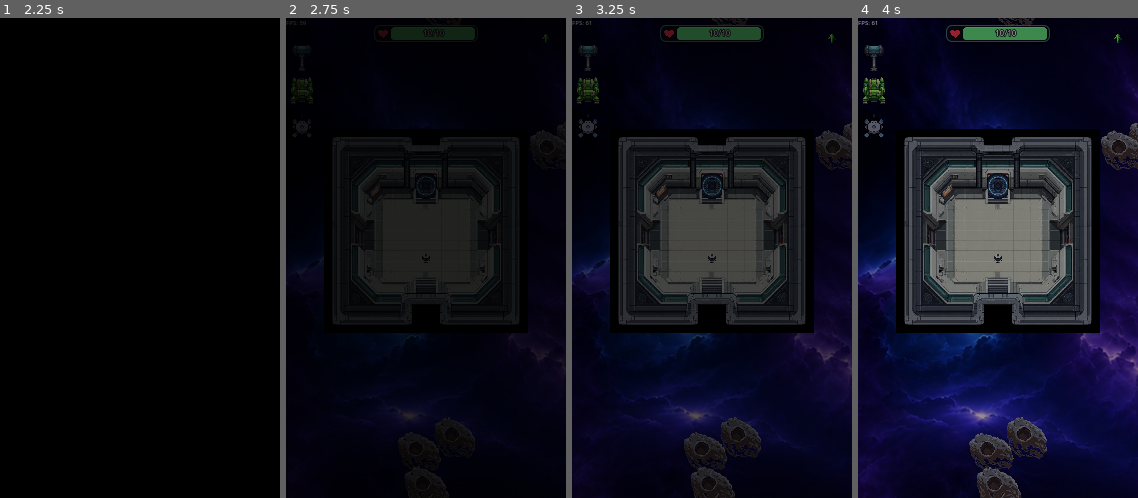
Above: before the commit, frames 1-4 (left to right).
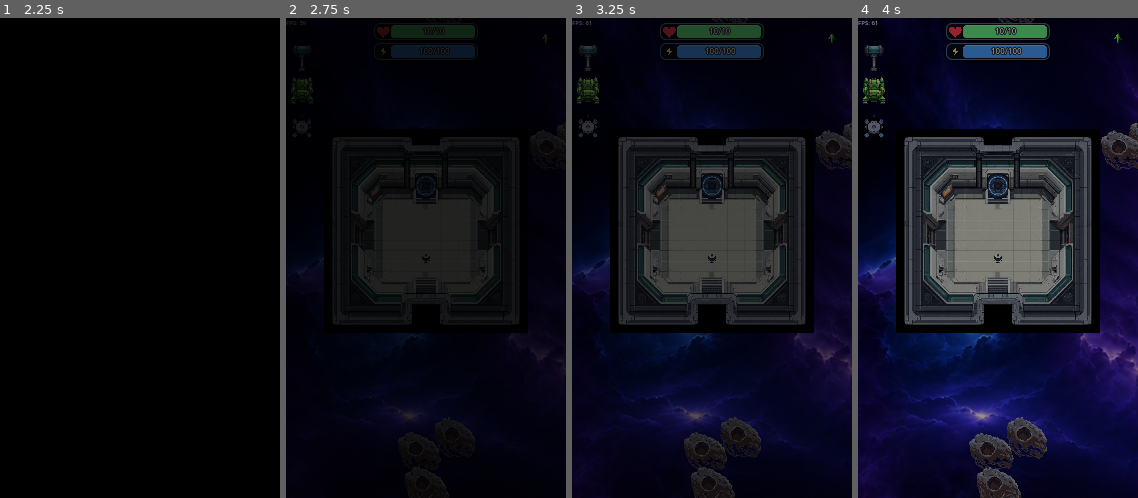
Above: after the commit, the same moments.

Repository: wildane/ShootingStar
Game: Godot game, scene res://scene/main_menu/main_menu.tscn
Two runs of this game, one before a commit and one after it. Both use one fixed random seed, a clock stepped at 60 frames per second and the inputs below.
Inputs (mouse positions are in pixels of both pictures, inside the frame that each line leads up to):
- Up to frame 1 (2.25 s): tap Enter at 0.5, 0.6 s; move the mouse to (201, 234) at 0.52 s; hold Right 0.53-1.25 s; click (201, 234) at 0.67 s; tap Space at 0.77 s; drag from (84, 282) to (126, 354) at 1.27 s; move the mouse to (140, 186) at 2.02 s; hold Right from 2.03 s (still down); tap Backspace at 2.1 s; click (140, 186) at 2.17 s
- Up to frame 2 (2.75 s): keep holding Right
- Up to frame 3 (3.25 s): release Right at 2.75 s; drag from (698, 354) to (770, 234) at 2.77 s
- Up to frame 4 (4 s): move the mouse to (1082, 330) at 3.52 s; hold Left from 3.53 s (still down); tap Ctrl at 3.6 s; click (1082, 330) at 3.67 s; tap Space at 3.77 s

Frame 1 is identical in both runs. In frame 2, 0.9% of the frame differs, in the area x 32-68%, y 1-9%; in frame 3, 1.5%; in frame 4, 1.7%, in the area x 31-69%, y 1-9%.

Commit message:
Add player energy used for movement and drone shots
Introduce a regenerating energy pool (100 max) drained while flying and
per drone shot, and show it as a blue lightning bar under the HP bar.

🤖 Generated with Codebuff
Co-Authored-By: Codebuff <noreply@codebuff.com>

Diff:
--- a/scene/WeaponAttachment/Drone/Drone.gd
+++ b/scene/WeaponAttachment/Drone/Drone.gd
@@ -112,6 +112,12 @@
 
 func shoot_bullet():
 	if bullet_scene:
+		# Tembakan memakai tenaga player
+		if is_instance_valid(target_player):
+			var tenaga = target_player.get_node_or_null("EnergyComponent")
+			if tenaga and not tenaga.guna_tembakan():
+				return
+
 		var bullet = bullet_scene.instantiate()
 		get_tree().current_scene.add_child(bullet)
 		bullet.global_position = global_position
--- a/scene/astro/AstroAngkasaState.gd
+++ b/scene/astro/AstroAngkasaState.gd
@@ -159,6 +159,15 @@
 	# 1. HADKAN PANJANG VEKTOR JOYSTICK (Maksimum 1.0 supaya penjuru tidak melimpah laju)
 	var input_terhad = arah.limit_length(1.0)
 
+	# TENAGA: bergerak memakai tenaga, habis tenaga = tak boleh bergerak
+	var komponen_tenaga = astro.get_node_or_null("EnergyComponent")
+	if komponen_tenaga:
+		if input_terhad.length() > 0.0:
+			if komponen_tenaga.ada_tenaga():
+				komponen_tenaga.guna_gerak(delta)
+			else:
+				input_terhad = Vector2.ZERO
+
 	# 2. LOGIK KELAJUAN UNDUR (REVERSE SPEED)
 	if input_terhad.length() > 0:
 		if lock_on_comp and lock_on_comp.is_locked and is_instance_valid(lock_on_comp.target_mob):
--- /dev/null
+++ b/scene/astro/EnergyComponent.gd
@@ -0,0 +1,55 @@
+extends Node
+
+## Tenaga pemain: digunakan untuk bergerak di angkasa dan untuk drone menembak.
+
+@export_group("Tenaga")
+@export var max_energy: float = 100.0
+
+@export_group("Penggunaan")
+@export var kos_gerak_sesaat: float = 8.0   # tenaga dipakai setiap saat bergerak
+@export var kos_tembakan: float = 6.0       # tenaga dipakai setiap tembakan drone
+
+@export_group("Pemulihan")
+@export var pulih_sesaat: float = 14.0      # tenaga dipulihkan setiap saat
+@export var masa_rehat: float = 0.7         # tunggu sebelum mula pulih
+
+var tenaga: float = 100.0
+var _baki_rehat: float = 0.0
+
+func _ready() -> void:
+	tenaga = max_energy
+	set_process(true)
+
+func _process(delta: float) -> void:
+	if _baki_rehat > 0.0:
+		_baki_rehat -= delta
+		return
+	if tenaga < max_energy:
+		tenaga = minf(max_energy, tenaga + pulih_sesaat * delta)
+
+func nisbah() -> float:
+	if max_energy <= 0.0:
+		return 0.0
+	return clampf(tenaga / max_energy, 0.0, 1.0)
+
+func ada_tenaga() -> bool:
+	return tenaga > 0.0
+
+## Panggil setiap frame semasa pemain bergerak.
+func guna_gerak(delta: float) -> void:
+	if tenaga <= 0.0:
+		return
+	tenaga = maxf(0.0, tenaga - kos_gerak_sesaat * delta)
+	_baki_rehat = masa_rehat
+
+## Cuba bayar kos tembakan. Pulangkan true jika tembakan dibenarkan.
+func guna_tembakan() -> bool:
+	if tenaga < kos_tembakan:
+		return false
+	tenaga -= kos_tembakan
+	_baki_rehat = masa_rehat
+	return true
+
+func isi_penuh() -> void:
+	tenaga = max_energy
+	_baki_rehat = 0.0
--- a/scene/astro/astro2.gd
+++ b/scene/astro/astro2.gd
@@ -6,6 +6,7 @@
 var target_pos: Vector2 = Vector2.ZERO
 
 func _ready() -> void:
+	_sediakan_komponen_tenaga()
 	await get_tree().process_frame
 	target_pos = global_position
 
@@ -13,3 +14,12 @@
 	if camera:
 		camera.make_current()
 		camera.enabled = true
+
+## Tenaga pemain: dipakai untuk bergerak di angkasa dan untuk tembakan drone.
+func _sediakan_komponen_tenaga() -> void:
+	if get_node_or_null("EnergyComponent") != null:
+		return
+	var tenaga := Node.new()
+	tenaga.name = "EnergyComponent"
+	tenaga.set_script(load("res://scene/astro/EnergyComponent.gd"))
+	add_child(tenaga)
--- a/scene/level_3/level_3.gd
+++ b/scene/level_3/level_3.gd
@@ -35,7 +35,7 @@
 	hud.offset_left = 0
 	hud.offset_right = 0
 	hud.offset_top = 3
-	hud.offset_bottom = 29
+	hud.offset_bottom = 45
 	canvas.add_child(hud)
 
 # Membina lapisan hitam pekat di awal game
--- a/scene/ui/HpBar.gd
+++ b/scene/ui/HpBar.gd
@@ -1,8 +1,8 @@
 class_name HpBar
 extends Control
 
-## Bar HP bergaya: kotak gelap bulat + ikon hati merah + isian berwarna + teks "3/5".
-## Dipakai oleh HUD pemain (atas skrin) dan penunjuk HP musuh (atas musuh).
+## Bar status bergaya: kotak gelap bulat + ikon + isian berwarna + teks "3/5".
+## Jenis: "hp" (ikon hati merah) dan "energi" (ikon kilat kuning, bar biru).
 
 const SAIZ_PEMAIN: Vector2 = Vector2(104.0, 17.0)
 const FON_PEMAIN: int = 8
@@ -12,16 +12,18 @@
 const WARNA_SIHAT: Color = Color(0.42, 0.93, 0.52)
 const WARNA_SEDERHANA: Color = Color(1.0, 0.78, 0.28)
 const WARNA_KRITIKAL: Color = Color(1.0, 0.32, 0.32)
+const WARNA_TENAGA_BAR: Color = Color(0.29, 0.62, 1.0)
 const WARNA_LATAR: Color = Color(0.05, 0.07, 0.12, 0.72)
 const WARNA_JIDAR: Color = Color(0.55, 0.78, 0.95, 0.55)
 const WARNA_HATI: Color = Color(1.0, 0.24, 0.32)
-
-
-## Ikon hati dilukis dengan kod supaya tak bergantung pada glyph fon.
-class IkonHati:
+const WARNA_KILAT: Color = Color(1.0, 0.85, 0.2)
+
+
+## Ikon dilukis dengan kod supaya tak bergantung pada glyph fon.
+class IkonBar:
 	extends Control
 
-	var warna: Color = WARNA_HATI
+	var jenis: String = "hp"
 
 	func _ready() -> void:
 		mouse_filter = Control.MOUSE_FILTER_IGNORE
@@ -37,36 +39,55 @@
 			titik.append(pusat + Vector2(x, -y) * skala)
 		return titik
 
+	func _lengkung_kilat(pusat: Vector2, skala: float) -> PackedVector2Array:
+		var bentuk: Array[Vector2] = [
+			Vector2(13, 2), Vector2(4, 14), Vector2(11, 14),
+			Vector2(9, 22), Vector2(20, 10), Vector2(13, 10),
+		]
+		var titik := PackedVector2Array()
+		for b in bentuk:
+			titik.append(pusat + (b - Vector2(12, 12)) * skala)
+		return titik
+
 	func _draw() -> void:
 		var s := minf(size.x, size.y)
 		if s <= 0.0:
 			return
 		var pusat := size * 0.5
-		var skala := s / 34.0
-
-		# Jidar gelap supaya hati jelas atas bar berwarna
-		draw_colored_polygon(_lengkung_hati(pusat, skala * 1.25), Color(0.08, 0.02, 0.03, 0.9))
-		draw_colored_polygon(_lengkung_hati(pusat, skala), warna)
+		var skala := s / 26.0
+
+		if jenis == "energi":
+			# Jidar gelap + isi kuning
+			var luar := PackedVector2Array()
+			for p in _lengkung_kilat(pusat, skala * 1.18):
+				luar.append(pusat + (p - pusat) * 1.18)
+			draw_colored_polygon(luar, Color(0.06, 0.05, 0.01, 0.9))
+			draw_colored_polygon(_lengkung_kilat(pusat, skala), WARNA_KILAT)
+		else:
+			draw_colored_polygon(_lengkung_hati(pusat, skala * 1.25), Color(0.08, 0.02, 0.03, 0.9))
+			draw_colored_polygon(_lengkung_hati(pusat, skala), WARNA_HATI)
 
 
 var saiz_bar: Vector2 = SAIZ_PEMAIN
 var saiz_fon: int = FON_PEMAIN
+var jenis: String = "hp"
 var jidar: float = 3.5
 
 var _panel: Panel
 var _bar: ProgressBar
 var _teks: Label
-var _ikon: IkonHati
+var _ikon: IkonBar
 var _lebar_ikon: float = 0.0
 var _nisbah_semasa: float = -1.0
 var _tween_bar: Tween = null
 var _tween_kilat: Tween = null
 
-## Cipta bar dengan saiz yang ditetapkan (sebelum masuk tree).
-static func cipta(p_saiz: Vector2, p_fon: int) -> HpBar:
+## Cipta bar dengan saiz dan jenis yang ditetapkan (sebelum masuk tree).
+static func cipta(p_saiz: Vector2, p_fon: int, p_jenis: String = "hp") -> HpBar:
 	var b := HpBar.new()
 	b.saiz_bar = p_saiz
 	b.saiz_fon = p_fon
+	b.jenis = p_jenis
 	b.jidar = maxf(2.0, round(p_saiz.y * 0.2))
 	return b
 
@@ -84,10 +105,11 @@
 	_panel.set_anchors_and_offsets_preset(Control.PRESET_FULL_RECT)
 	add_child(_panel)
 
-	# Ikon hati di sebelah kiri dalam kotak
+	# Ikon di sebelah kiri dalam kotak
 	_lebar_ikon = maxf(5.0, saiz_bar.y * 0.62)
 	var tinggi_ikon := maxf(5.0, saiz_bar.y - jidar * 2.0)
-	_ikon = IkonHati.new()
+	_ikon = IkonBar.new()
+	_ikon.jenis = jenis
 	_ikon.size = Vector2(_lebar_ikon, tinggi_ikon)
 	_ikon.position = Vector2(jidar + 1.0, (saiz_bar.y - tinggi_ikon) * 0.5)
 	_panel.add_child(_ikon)
@@ -102,7 +124,7 @@
 	_bar.step = 0.0
 	_bar.value = 1.0
 	_bar.add_theme_stylebox_override("background", _gaya_trek())
-	_bar.add_theme_stylebox_override("fill", _gaya_isian(WARNA_SIHAT))
+	_bar.add_theme_stylebox_override("fill", _gaya_isian(_warna_untuk(1.0)))
 	_bar.set_anchors_and_offsets_preset(Control.PRESET_FULL_RECT)
 	_bar.offset_left = kiri_kandungan
 	_bar.offset_top = jidar - 1.0
@@ -149,13 +171,15 @@
 	return gaya
 
 func _warna_untuk(nisbah: float) -> Color:
+	if jenis == "energi":
+		return WARNA_TENAGA_BAR
 	if nisbah > 0.6:
 		return WARNA_SIHAT
 	elif nisbah > 0.3:
 		return WARNA_SEDERHANA
 	return WARNA_KRITIKAL
 
-## Kemas kini paparan bar. Bila HP turun, kotak berkilat sekejap.
+## Kemas kini paparan bar. Bila nilai turun, kotak berkilat sekejap.
 func tetapkan(nisbah: float, teks: String) -> void:
 	if _teks == null:
 		return
--- a/scene/ui/PlayerHpHud.gd
+++ b/scene/ui/PlayerHpHud.gd
@@ -1,8 +1,9 @@
 extends Control
 
-## HUD HP pemain kekal di bahagian atas skrin.
+## HUD pemain kekal di bahagian atas skrin: bar HP (hati) + bar tenaga (kilat).
 
 var _bar_hp: HpBar
+var _bar_tenaga: HpBar
 
 func _ready() -> void:
 	mouse_filter = Control.MOUSE_FILTER_IGNORE
@@ -12,23 +13,39 @@
 	tengah.set_anchors_and_offsets_preset(Control.PRESET_FULL_RECT)
 	add_child(tengah)
 
-	_bar_hp = HpBar.cipta(HpBar.SAIZ_PEMAIN, HpBar.FON_PEMAIN)
-	tengah.add_child(_bar_hp)
+	var susunan := VBoxContainer.new()
+	susunan.mouse_filter = Control.MOUSE_FILTER_IGNORE
+	susunan.add_theme_constant_override("separation", 3)
+	tengah.add_child(susunan)
+
+	_bar_hp = HpBar.cipta(HpBar.SAIZ_PEMAIN, HpBar.FON_PEMAIN, "hp")
+	susunan.add_child(_bar_hp)
+
+	_bar_tenaga = HpBar.cipta(HpBar.SAIZ_PEMAIN, HpBar.FON_PEMAIN, "energi")
+	susunan.add_child(_bar_tenaga)
 
 func _process(_delta: float) -> void:
-	if _bar_hp == null:
+	if _bar_hp == null or _bar_tenaga == null:
 		return
 
 	var player := get_tree().get_first_node_in_group("Player")
 	if not is_instance_valid(player):
 		_bar_hp.tetapkan(0.0, "--/--")
+		_bar_tenaga.tetapkan(0.0, "--/--")
 		return
 
 	var hc: Node = player.get_node_or_null("HealthComponent")
 	if hc == null or not ("hp" in hc) or not ("max_hp" in hc):
 		_bar_hp.tetapkan(0.0, "--/--")
-		return
+	else:
+		var hp_sekarang: int = max(int(hc.hp), 0)
+		var hp_maks: int = max(int(hc.max_hp), 1)
+		_bar_hp.tetapkan(float(hp_sekarang) / float(hp_maks), "%d/%d" % [hp_sekarang, hp_maks])
 
-	var hp_sekarang: int = max(int(hc.hp), 0)
-	var hp_maks: int = max(int(hc.max_hp), 1)
-	_bar_hp.tetapkan(float(hp_sekarang) / float(hp_maks), "%d/%d" % [hp_sekarang, hp_maks])
+	var tenaga: Node = player.get_node_or_null("EnergyComponent")
+	if tenaga == null or not ("tenaga" in tenaga) or not ("max_energy" in tenaga):
+		_bar_tenaga.tetapkan(0.0, "--/--")
+	else:
+		var tenaga_semasa: int = max(int(round(tenaga.tenaga)), 0)
+		var tenaga_maks: int = max(int(round(tenaga.max_energy)), 1)
+		_bar_tenaga.tetapkan(float(tenaga_semasa) / float(tenaga_maks), "%d/%d" % [tenaga_semasa, tenaga_maks])
